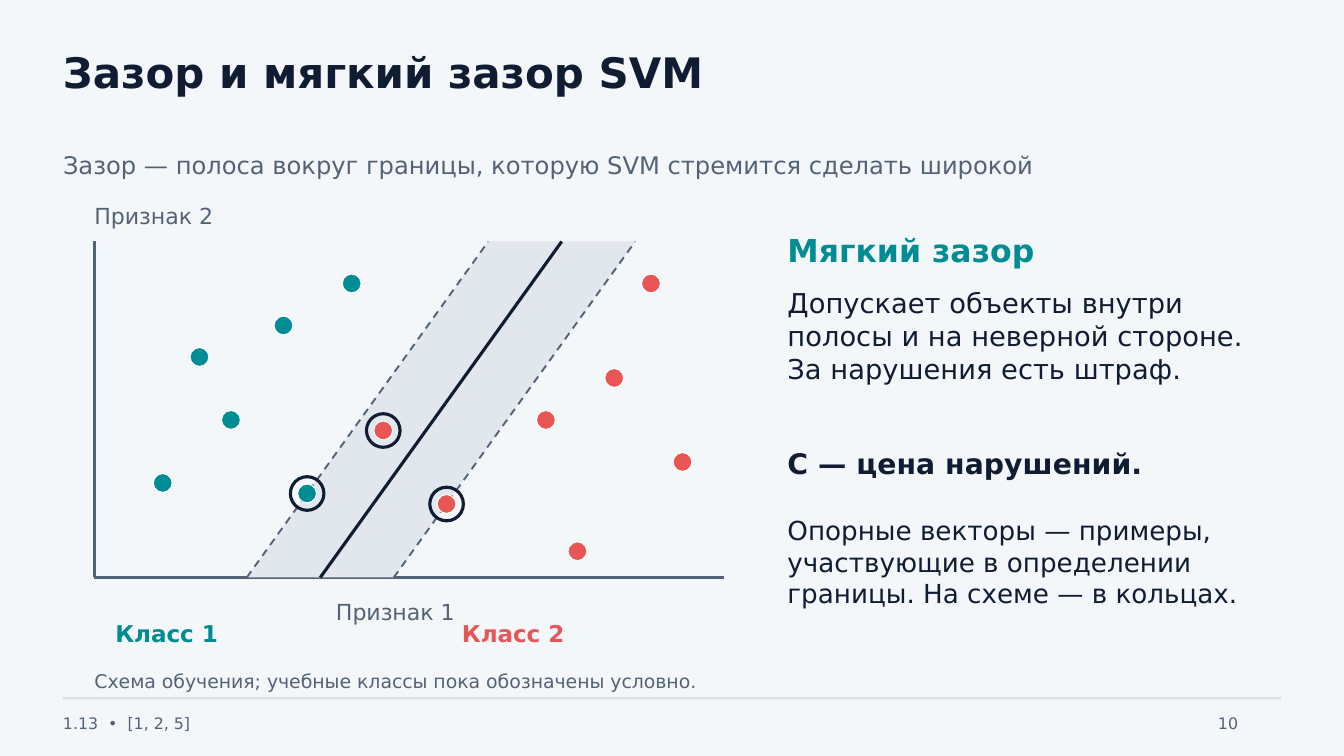
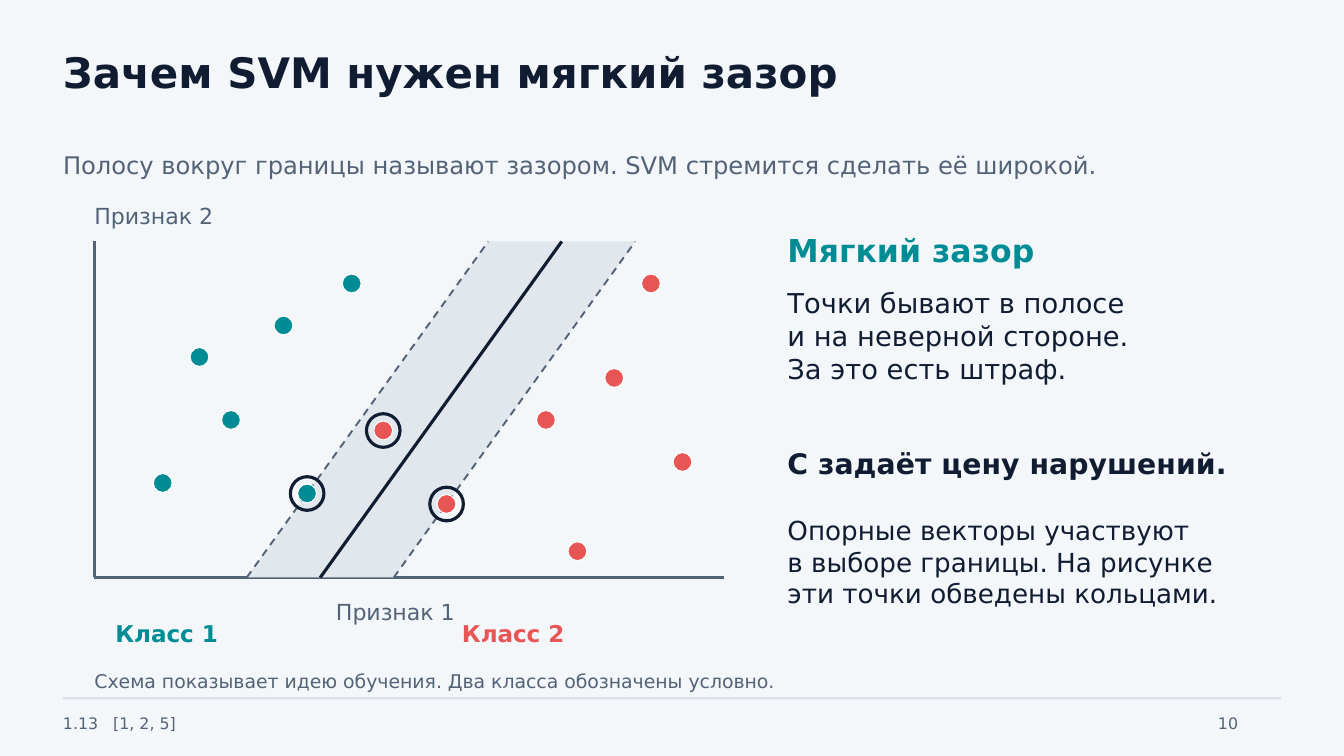
Before and after one commit to johnnilson664-sys/gis, a slide deck: slide 10 of presentations/1.13-etalony-otstupy/Etalony_otstupy_SYN_flood.pptx. Drawn at 1344x756 pixels with LibreOffice and Linux fonts; fonts in the diff are those of the drawing. Boxes give left, top, right and bottom in pixels: in the first picture for what was removed or moved away, otherwise in the second. Text is boxed around its words. In the diff, an @@ line names an element or a change of style, - is before the commit and + after.

Commit message:
Simplify presentation wording and add annotated notebook plot to the practical example

```diff
--- a/presentations/1.13-etalony-otstupy/Etalony_otstupy_SYN_flood.pptx
+++ b/presentations/1.13-etalony-otstupy/Etalony_otstupy_SYN_flood.pptx
@@ text at (63,56,838,97): text changed @@
-Зазор и мягкий зазор SVM
+Зачем SVM нужен мягкий зазор
@@ text at (63,155,1096,179): text changed @@
-Зазор — полоса вокруг границы, которую SVM стремится сделать широкой
+Полосу вокруг границы называют зазором. SVM стремится сделать её широкой.
@@ text at (787,292,1128,385): text changed @@
-Допускает объекты внутри
-полосы и на неверной стороне.
-За нарушения есть штраф.
+Точки бывают в полосе
+и на неверной стороне.
+За это есть штраф.
@@ text at (787,452,1227,480): text changed @@
-C — цена нарушений.
+C задаёт цену нарушений.
@@ text at (787,520,1217,607): text changed @@
-Опорные векторы — примеры,
-участвующие в определении
-границы. На схеме — в кольцах.
+Опорные векторы участвуют
+в выборе границы. На рисунке
+эти точки обведены кольцами.
@@ text at (94,673,775,692): text changed @@
-Схема обучения; учебные классы пока обозначены условно.
+Схема показывает идею обучения. Два класса обозначены условно.
@@ text at (63,717,176,731): text changed @@
-1.13 • [1, 2, 5]
+1.13 [1, 2, 5]
```
Also in this commit, not shown: 21 other slides changed, 1 slide added, 8 other files.
